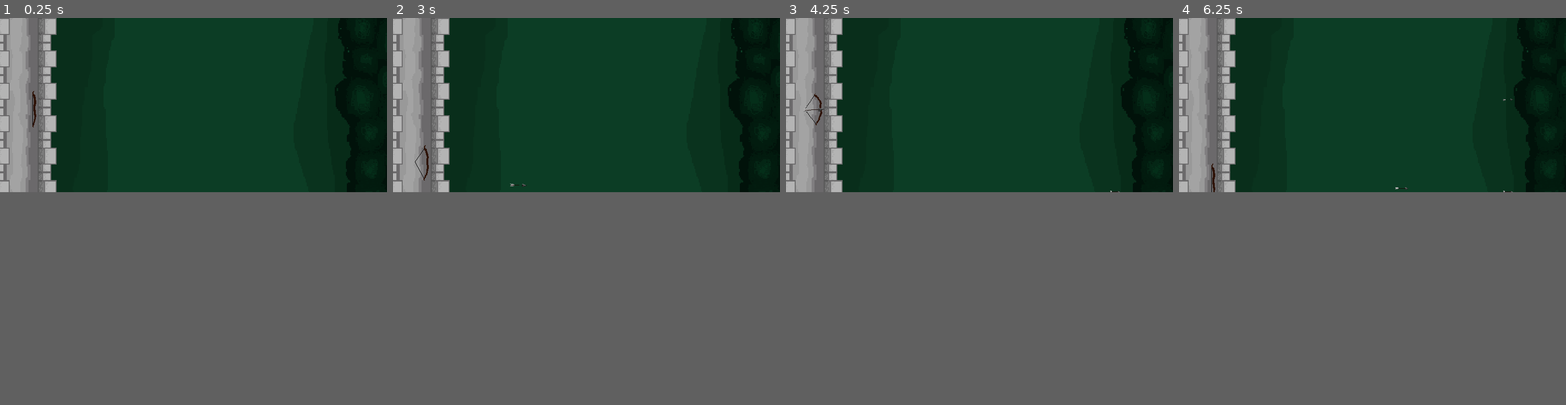
Above: before the commit, frames 1-4 (left to right).
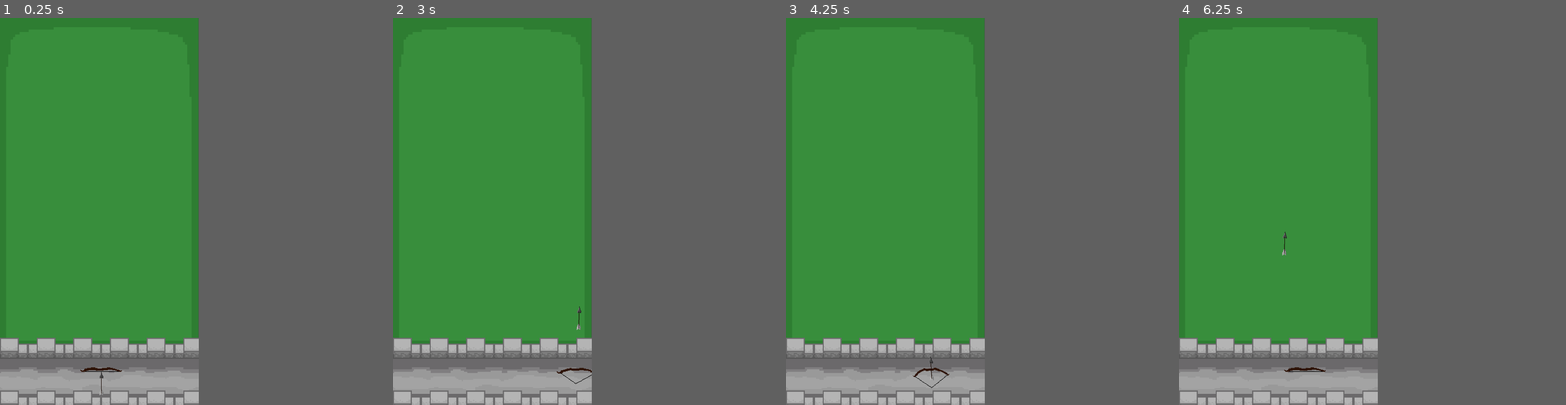
Above: after the commit, the same moments.

Repository: DnumdeYevoc/DragonDefender
Game: Godot game, scene res://game.tscn
Same seed, same stepped clock (60 frames per second), same inputs: the game is played once before the commit and once after it.
Inputs:
- Up to frame 1 (0.25 s): no input
- Up to frame 2 (3 s): tap Enter (ui_accept) at 0.5, 1.35, 1.52, 1.82, 2.85 s; hold Right (ui_right) 0.53-1.28 s; hold Enter (ui_accept) 0.53-1.28 s; hold Down (ui_down) 1.28-2.03 s; hold Right (ui_right) 2.03-2.78 s; hold Enter (ui_accept) 2.03-2.78 s; hold Up (ui_up) from 2.78 s (still down)
- Up to frame 3 (4.25 s): tap Enter (ui_accept) at 3.02, 3.32 s; release Up (ui_up) at 3.53 s; hold Left (ui_left) from 3.53 s (still down); hold Enter (ui_accept) from 3.53 s (still down)
- Up to frame 4 (6.25 s): release Enter (ui_accept) at 4.28 s; tap Enter (ui_accept) at 4.35, 4.52, 4.82, 5.85, 6.02 s; release Left (ui_left) at 5.03 s; hold Down (ui_down) 5.03-5.78 s; hold Enter (ui_accept) 5.03-5.78 s; hold Right (ui_right) from 5.78 s (still down)
In our replay, the window is 800x360 before the commit and 411x800 after it. These sizes can differ from the game's own. Grey fills any space a smaller window leaves; there, only what the larger window draws over its background counts as a difference.

The runs differ from the first frame. In frame 1, 36% of the frame differs, in the area x 0-100%, y 0-100%; in frame 2, 36%; in frame 3, 36%; in frame 4, 36%.

Commit message:
made vertical

Diff:
--- a/Arrow.gd
+++ b/Arrow.gd
@@ -15,12 +15,12 @@
 	velocity = Vector2(speed * delta,0).rotated(rotation)
 
 	if counter == 10:
-		if scale > Vector2(0.5,0.5):
-			scale *= 0.9/(delta/0.015)
-			speed *= 0.9/(delta/0.015)
-			print(delta)
+		if scale >Vector2(1,1):
+			#scale *= 0.9
+			pass
+
 		else:
-			scale = Vector2(0.5,0.5)
+			scale = Vector2(1,1)
 			speed = 0
 
 		counter =0
--- a/Arrow.tscn
+++ b/Arrow.tscn
@@ -4,16 +4,18 @@
 [ext_resource type="Texture2D" uid="uid://dnm5634lw3ejn" path="res://arrow.png" id="1_umh3d"]
 
 [sub_resource type="SegmentShape2D" id="SegmentShape2D_k7n6i"]
-a = Vector2(-17, 1)
+a = Vector2(-15.5, 0.5)
 b = Vector2(25, 0)
 
 [node name="Arrow" type="CharacterBody2D"]
+scale = Vector2(2, 2)
 collision_mask = 0
 motion_mode = 1
 script = ExtResource("1_0cq5o")
 
 [node name="Sprite2D" type="Sprite2D" parent="."]
 texture_filter = 1
+rotation = 1.5708
 texture = ExtResource("1_umh3d")
 
 [node name="CollisionShape2D" type="CollisionShape2D" parent="."]
--- a/bow.gd
+++ b/bow.gd
@@ -16,14 +16,14 @@
 	pass
 func _physics_process(delta: float):
 	#reset var
-	velocity.y = 0
+	velocity.x = 0
 
 	#inputs
 	#movement of bow
-	if Input.is_action_pressed('ui_up'):
-		velocity.y = -speed*delta*60
-	if Input.is_action_pressed('ui_down'):
-		velocity.y = speed*delta*60
+	if Input.is_action_pressed('ui_left'):
+		velocity.x = -speed*delta*60
+	if Input.is_action_pressed('ui_right'):
+		velocity.x = speed*delta*60
 	#shooting
 
 	if Input.is_action_pressed('ui_accept'):
@@ -54,7 +54,8 @@
 	if Input.is_action_just_released('ui_accept'):
 		static_arrow.visible = false
 
-		if 300*frame**3 > 3000:
+		if frame >3  and frame<7:
+			angle += 270
 			projectile_emmiter.shoot(4,1,angle,300*frame**3,global_position,5,arrow_texture)
 		angle = 0
 		wobble = 0
@@ -62,7 +63,7 @@
 	if frame > 7:
 		frame = 0
 	bow.frame = frame
-	static_arrow.offset.x = offset[frame]
+	static_arrow.offset.y = offset[frame]
 	bow.rotation_degrees = angle
 	static_arrow.rotation_degrees = angle
 
--- a/bow.tscn
+++ b/bow.tscn
@@ -58,7 +58,6 @@
 frame_progress = 0.375272
 
 [node name="StaticArrow" type="Sprite2D" parent="."]
-visible = false
 texture_filter = 1
 texture = ExtResource("3_e35aj")
 
--- a/game.tscn
+++ b/game.tscn
@@ -1,27 +1,30 @@
 [gd_scene load_steps=4 format=3 uid="uid://doaxs8klsm1ra"]
 
 [ext_resource type="PackedScene" uid="uid://byc1chnbe0qt7" path="res://bow.tscn" id="1_7xykp"]
-[ext_resource type="Texture2D" uid="uid://cfw8g7u0p6umk" path="res://forest.png" id="1_kbtp0"]
+[ext_resource type="Texture2D" uid="uid://cf6bx0nlodint" path="res://Bg.png" id="1_m1xqi"]
 [ext_resource type="Texture2D" uid="uid://c3u7dg2550jff" path="res://castle.png" id="3_s16sb"]
 
 [node name="Game" type="Node2D"]
 
 [node name="TextureRect" type="TextureRect" parent="."]
 texture_filter = 1
-offset_left = -25.0
-offset_top = -1.0
-offset_right = 802.0
-offset_bottom = 360.0
-texture = ExtResource("1_kbtp0")
+offset_left = -19.0
+offset_top = -219.0
+offset_right = 350.0
+offset_bottom = 591.0
+scale = Vector2(2, 2)
+texture = ExtResource("1_m1xqi")
 
 [node name="Castle" type="TextureRect" parent="."]
 texture_filter = 1
-offset_left = -12.0
-offset_right = 117.0
-offset_bottom = 366.0
+offset_top = 1157.0
+offset_right = 362.0
+offset_bottom = 1284.0
+scale = Vector2(2, 2)
 texture = ExtResource("3_s16sb")
 
 [node name="Node2D" parent="." instance=ExtResource("1_7xykp")]
-position = Vector2(62, 189)
+position = Vector2(366, 1291)
+scale = Vector2(2, 2)
 
 [node name="projectile_container" type="Node2D" parent="."]
--- a/project.godot
+++ b/project.godot
@@ -17,8 +17,8 @@
 
 [display]
 
-window/size/viewport_width=800
-window/size/viewport_height=360
+window/size/viewport_width=720
+window/size/viewport_height=1400
 window/stretch/mode="viewport"
 
 [rendering]
Binary file added: Bg.png
Not shown, added: Bg.png.import
Binary file changed: arrow.png
Binary file changed: bow-frames/bow-frame-0.png
Binary file changed: bow-frames/bow-frame-1.png
Binary file changed: bow-frames/bow-frame-2.png
Binary file changed: bow-frames/bow-frame-3.png
Binary file changed: bow-frames/bow-frame-4.png
Binary file changed: bow-frames/bow-frame-5.png
Binary file changed: bow-frames/bow-frame-6.png
Binary file changed: bow-frames/bow-frame-7.png
Binary file changed: bow-frames/bow-frame-8.png
(and 2 more such lines)
